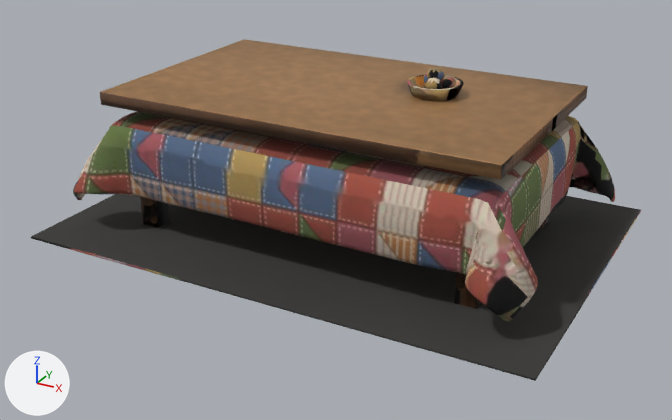
The glTF model game/props/room/kotatsu_lodge_patch.glb as it was, and as the next commit left it.
The view is the same before and after, from a 50 mm camera at (2.38, -4.46, 1.91) aimed at (0.02, -0.16, -0.24). The lights are fixed; the arrows at lower left show +X, +Y and +Z. The first picture is the older version. Where no turn or scale is listed for an object, it has been applied to the vertices. Vertices at exactly the same position are counted once.

Before the edit, the objects in view are built like this:
```python
me_prop_kotatsu_lodge_patch_felt = bpy.data.meshes.new('prop_kotatsu_lodge_patch_felt')
me_prop_kotatsu_lodge_patch_felt.from_pydata(...)  # 1392 vertices, 2756 faces; spans x -1.5..1.5, y -1.04..1.04, z -0.4..0.59
me_prop_kotatsu_lodge_patch_felt.materials.append(mat_felt)
me_prop_kotatsu_lodge_patch_wood = bpy.data.meshes.new('prop_kotatsu_lodge_patch_wood')
me_prop_kotatsu_lodge_patch_wood.from_pydata(...)  # 122 vertices, 200 faces; spans x -1.17..1.17, y -0.71..0.71, z -0.4..0.44
me_prop_kotatsu_lodge_patch_wood.materials.append(mat_wood_002)
ob_prop_kotatsu_lodge_patch_felt = bpy.data.objects.new('prop_kotatsu_lodge_patch_felt', me_prop_kotatsu_lodge_patch_felt)
ob_prop_kotatsu_lodge_patch_felt.location = (0.0, 0.0, 0.0)
ob_prop_kotatsu_lodge_patch_wood = bpy.data.objects.new('prop_kotatsu_lodge_patch_wood', me_prop_kotatsu_lodge_patch_wood)
ob_prop_kotatsu_lodge_patch_wood.location = (0.0, 0.0, 0.0)
```
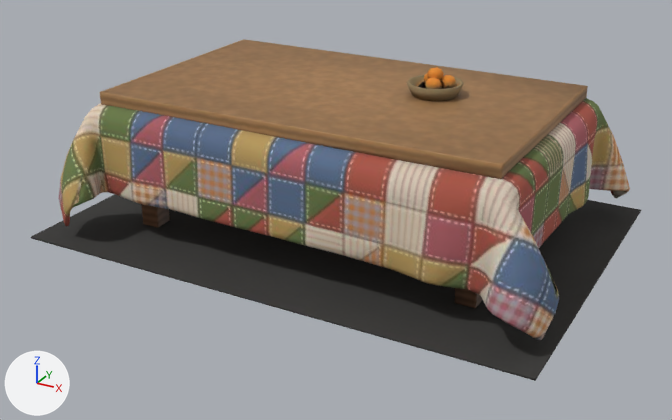
Patch to the scene script:
```diff
--- a/game/props/room/kotatsu_lodge_patch.glb.py
+++ b/game/props/room/kotatsu_lodge_patch.glb.py
@@ me_prop_kotatsu_lodge_patch_felt @@
 # used by ob_prop_kotatsu_lodge_patch_felt; location = (0.0, 0.0, 0.0)
-me_prop_kotatsu_lodge_patch_felt.from_pydata(...)  # 1392 vertices, 2756 faces; spans x -1.5..1.5, y -1.04..1.04, z -0.4..0.59
+me_prop_kotatsu_lodge_patch_felt.from_pydata(...)  # 1421 vertices, 2814 faces; spans x -1.5..1.5, y -1.04..1.04, z -0.4..0.59
+# me_prop_kotatsu_lodge_patch_felt part 1: the loose piece of 1132 vertices spanning x -1.39..1.39, y -0.91..0.91, z -0.28..0.29 is rebuilt with 1216 vertices and now spans x -1.48..1.48, y -1.03..1.03, z -0.32..0.38
+# me_prop_kotatsu_lodge_patch_felt part 2
+# 100 vertices are removed from x 0.34..0.59, y -0.03..0.28, z 0.45..0.59
+# 349 faces are deleted
+# 7 vertices move within x 0.46..0.51, y 0.04..0.17, z 0.48..0.57
+# 45 vertices are added at x 0.35..0.59, y -0.02..0.28, z 0.45..0.59
+# 239 new faces join them
+# me_prop_kotatsu_lodge_patch_felt part 3: 147 kept faces spanning x -1.5..1.5, y -1.04..1.04, z -0.4..0.59 get new texture (UV) coordinates
 me_prop_kotatsu_lodge_patch_felt.materials.append(mat_felt)
@@ me_prop_kotatsu_lodge_patch_wood @@
 # used by ob_prop_kotatsu_lodge_patch_wood; location = (0.0, 0.0, 0.0)
-me_prop_kotatsu_lodge_patch_wood.from_pydata(...)  # 122 vertices, 200 faces; spans x -1.17..1.17, y -0.71..0.71, z -0.4..0.44
+me_prop_kotatsu_lodge_patch_wood.from_pydata(...)  # 95 vertices, 150 faces; spans x -1.17..1.17, y -0.71..0.71, z -0.4..0.44
+# me_prop_kotatsu_lodge_patch_wood part 4
+# 59 vertices are removed from x -1.05..1.05, y -0.6..0.6, z -0.4..0.13
+# 119 faces are deleted
+# 20 vertices are added at x -1.16..1.16, y -0.71..0.71, z -0.4..0.43
+# 5 new vertices lie (0.11, 0.0, 0.0) away from vertices in x -1.05..0.93, y -0.59..0.59, z -0.4..0.22
+# 6 new vertices lie (0.01, 0.11, 0.0) away from vertices in x -1.05..1.04, y -0.59..0.48, z 0.22
+# 71 new faces join them
+# me_prop_kotatsu_lodge_patch_wood part 5: 11 kept faces spanning x -1.17..1.17, y -0.71..0.71, z -0.4..0.44 get new texture (UV) coordinates
+# other edits to the shape of me_prop_kotatsu_lodge_patch_wood do not show in these pictures
 me_prop_kotatsu_lodge_patch_wood.materials.append(mat_wood_002)
```

Changed parts and their boxes [x1, y1, x2, y2] in the pictures (672 x 420 px; the box of a moved part takes in the faces that stretch with it):
part 1 of me_prop_kotatsu_lodge_patch_felt, rebuilt (15% taller): before [73, 111, 615, 322]; after [58, 98, 630, 341]
part 2 of me_prop_kotatsu_lodge_patch_felt, moved or reshaped: before [407, 67, 460, 101]; after [406, 67, 460, 101]
part 3 of me_prop_kotatsu_lodge_patch_felt, surface changed: [61, 69, 641, 359] in both
part 4 of me_prop_kotatsu_lodge_patch_wood, built on (mostly hidden): before [100, 92, 548, 308]; after [100, 92, 502, 308]
part 5 of me_prop_kotatsu_lodge_patch_wood, surface changed: [101, 65, 588, 179] in both
